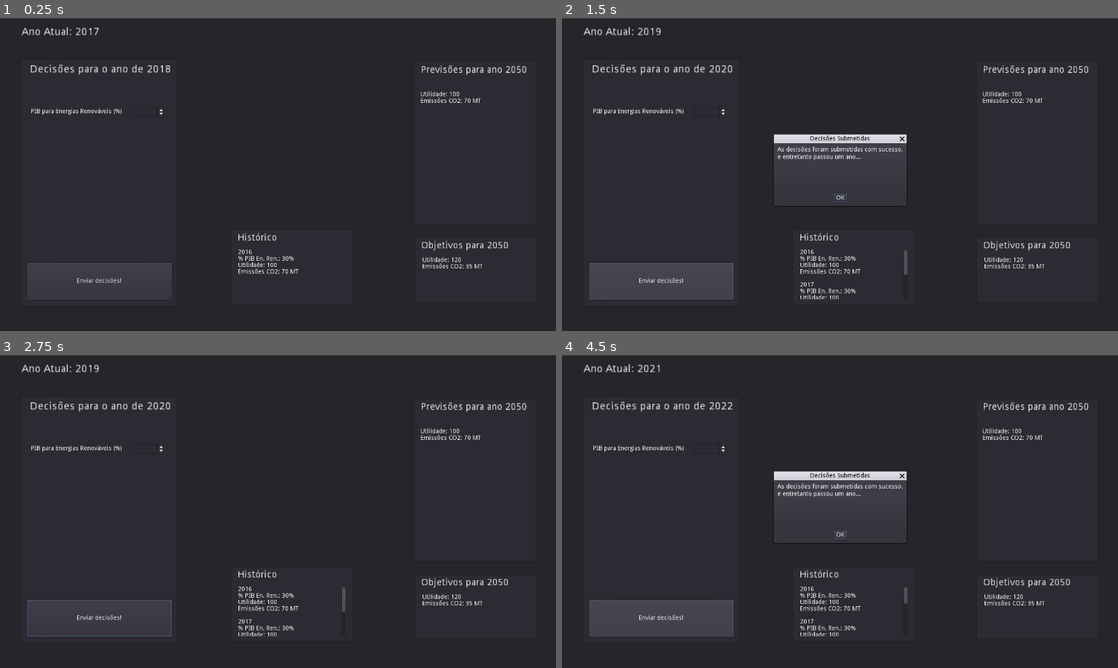
Above: before the commit, frames 1-4 (two rows, left to right).
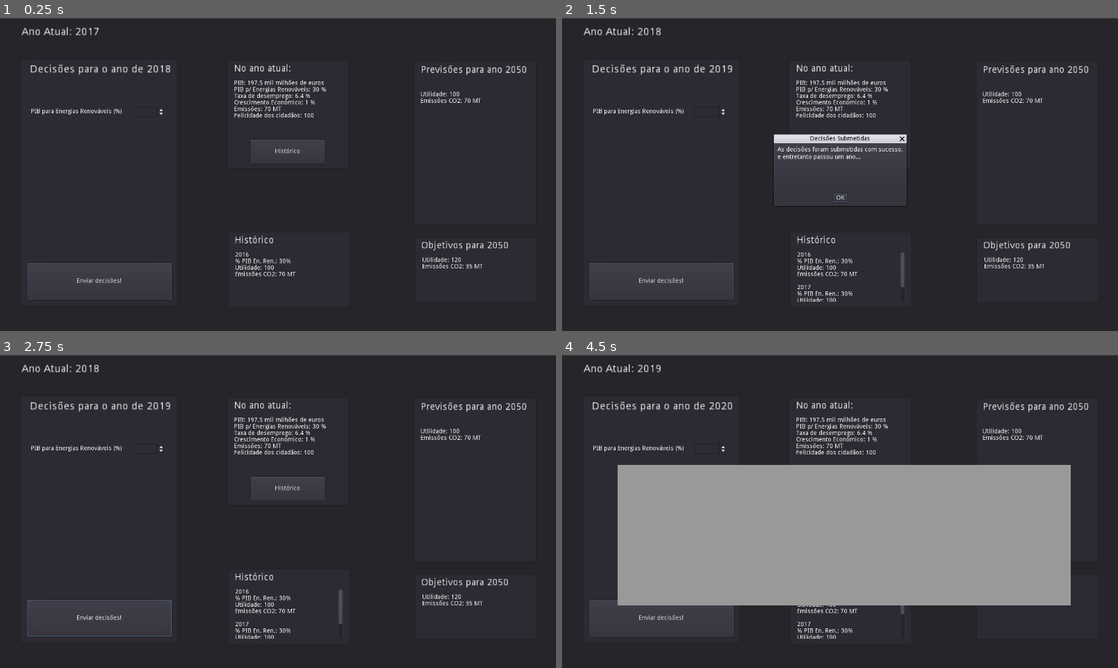
Above: after the commit, the same moments.

Repository: TiagoTaveira/ExergyX
Game: Godot game, scene res://Test.tscn
Two runs of this game, one before a commit and one after it. Both use one fixed random seed, a clock stepped at 60 frames per second and the inputs below.
Inputs:
- Up to frame 1 (0.25 s): no input
- Up to frame 2 (1.5 s): click "Enviar decisões!" at 0.5 s; click "Enviar decisões!" (after the commit: "Histórico") at 1.25 s
- Up to frame 3 (2.75 s): click "OK" at 2 s
- Up to frame 4 (4.5 s): click "Enviar decisões!" at 2.75 s; click "OK" at 3.5 s; click "Enviar decisões!" (after the commit: "Histórico") at 4.25 s

The runs differ from the first frame. In frame 1, 1.9% of the frame differs, in the area x 42-59%, y 14-83%; in frame 2, 1.6%; in frame 3, 2.2%; in frame 4, 37%, in the area x 10-92%, y 3-91%.

Commit message:
Add preliminary Current Year State

Diff:
--- a/PlayerVariables.gd
+++ b/PlayerVariables.gd
@@ -9,6 +9,10 @@
 var co2_emissions = 70
 
 var investment_renewables_percentage = 30
+#var exergy_shares_sector_SECTORNAME =
+#var exergy_shares_sector_SECTORNAME =
+#var exergy_shares_sector_SECTORNAME = total of all = 100%
+#var electrification_shares_sector_SECTORNAME = ...
 var yearly_decisions = [YearlyDecision.new(2016, 30, 100, 71)]
 
 
--- a/Test.gd
+++ b/Test.gd
@@ -7,10 +7,14 @@
 # Called when the node enters the scene tree for the first time.
 func _ready():
 	get_node("GridContainer/Button").connect("pressed", self, "_on_Button_pressed")
+	get_node("EstadoAtual/Button").connect("pressed", self, "on_History_Button_pressed")
 
 # Called every frame. 'delta' is the elapsed time since the previous frame.
 #func _process(delta):
 #	pass
+
+func on_History_Button_pressed():
+	get_node("GrafHistorico").popup()
 
 
 func _on_Button_pressed():
--- a/Test.tscn
+++ b/Test.tscn
@@ -10,22 +10,13 @@
 shadow_color = Color( 0.388235, 0.458824, 0.278431, 0.6 )
 shadow_size = 5
 
+[sub_resource type="StyleBoxFlat" id=2]
+
 [node name="Panel" type="Panel"]
 margin_top = 1.29236
 margin_right = 1280.0
 margin_bottom = 721.292
 script = ExtResource( 1 )
-
-[node name="AcceptDialog" type="AcceptDialog" parent="."]
-visible = true
-margin_left = 446.202
-margin_top = 300.642
-margin_right = 632.202
-margin_bottom = 358.642
-size_flags_vertical = 9
-window_title = "Decisões Submetidas"
-dialog_text = "As decisões foram submetidas com sucesso,
-e entretanto passou um ano..."
 
 [node name="AnoAtual" type="RichTextLabel" parent="."]
 margin_left = 50.1191
@@ -65,6 +56,17 @@
 value = 30.0
 rounded = true
 
+[node name="AcceptDialog" type="AcceptDialog" parent="."]
+visible = true
+margin_left = 48.0
+margin_top = 564.0
+margin_right = 409.0
+margin_bottom = 684.0
+size_flags_vertical = 9
+window_title = "Decisões Submetidas"
+dialog_text = "As decisões foram submetidas com sucesso,
+e entretanto passou um ano..."
+
 [node name="RichTextLabel" type="RichTextLabel" parent="."]
 margin_left = 71.0
 margin_top = 207.0
@@ -117,10 +119,10 @@
 script = ExtResource( 2 )
 
 [node name="Historico" type="ItemList" parent="."]
-margin_left = 531.4
-margin_top = 484.907
-margin_right = 813.4
-margin_bottom = 658.907
+margin_left = 523.646
+margin_top = 491.369
+margin_right = 805.646
+margin_bottom = 665.369
 
 [node name="RichTextLabel" type="RichTextLabel" parent="Historico"]
 margin_left = 15.6312
@@ -137,8 +139,40 @@
 margin_bottom = 161.05
 script = ExtResource( 3 )
 
+[node name="EstadoAtual" type="ItemList" parent="."]
+margin_left = 522.0
+margin_top = 96.0
+margin_right = 804.0
+margin_bottom = 346.0
+
+[node name="RichTextLabel" type="RichTextLabel" parent="EstadoAtual"]
+margin_left = 16.9236
+margin_top = 8.75414
+margin_right = 214.924
+margin_bottom = 38.7541
+rect_scale = Vector2( 1.56456, 1.56456 )
+text = "No ano atual:"
+
+[node name="HistText" type="RichTextLabel" parent="EstadoAtual"]
+margin_left = 17.0
+margin_top = 46.05
+margin_right = 266.0
+margin_bottom = 161.05
+text = "PIB: 197.5 mil milhões de euros
+PIB p/ Energias Renováveis: 30 %
+Taxa de desemprego: 6.4 %
+Crescimento Económico: 1 %
+Emissões: 70 MT
+Felicidade dos cidadãos: 100 "
+
+[node name="Button" type="Button" parent="EstadoAtual"]
+margin_left = 54.7841
+margin_top = 183.292
+margin_right = 225.784
+margin_bottom = 238.292
+text = "Histórico"
+
 [node name="PopupPanel" type="PopupPanel" parent="."]
-visible = true
 light_mask = 3
 margin_left = 320.504
 margin_top = 254.594
@@ -175,4 +209,20 @@
 margin_bottom = 43.0
 rect_scale = Vector2( 1.56456, 1.56456 )
 text = "Resultados em 2050"
+
+[node name="GrafHistorico" type="PopupPanel" parent="."]
+visible = true
+margin_left = 127.943
+margin_top = 252.581
+margin_right = 1170.94
+margin_bottom = 575.581
+custom_styles/panel = SubResource( 2 )
+
+[node name="Control" type="Control" parent="GrafHistorico"]
+margin_right = 1039.0
+margin_bottom = 317.0
+
+[node name="TestLine2D" type="Line2D" parent="GrafHistorico/Control"]
+visible = false
+points = PoolVector2Array( 37.0154, 168.392 )
 [connection signal="pressed" from="GridContainer/Button" to="." method="_on_Button_pressed"]
Not shown: 1 places in Test.tscn that only renumber resources
